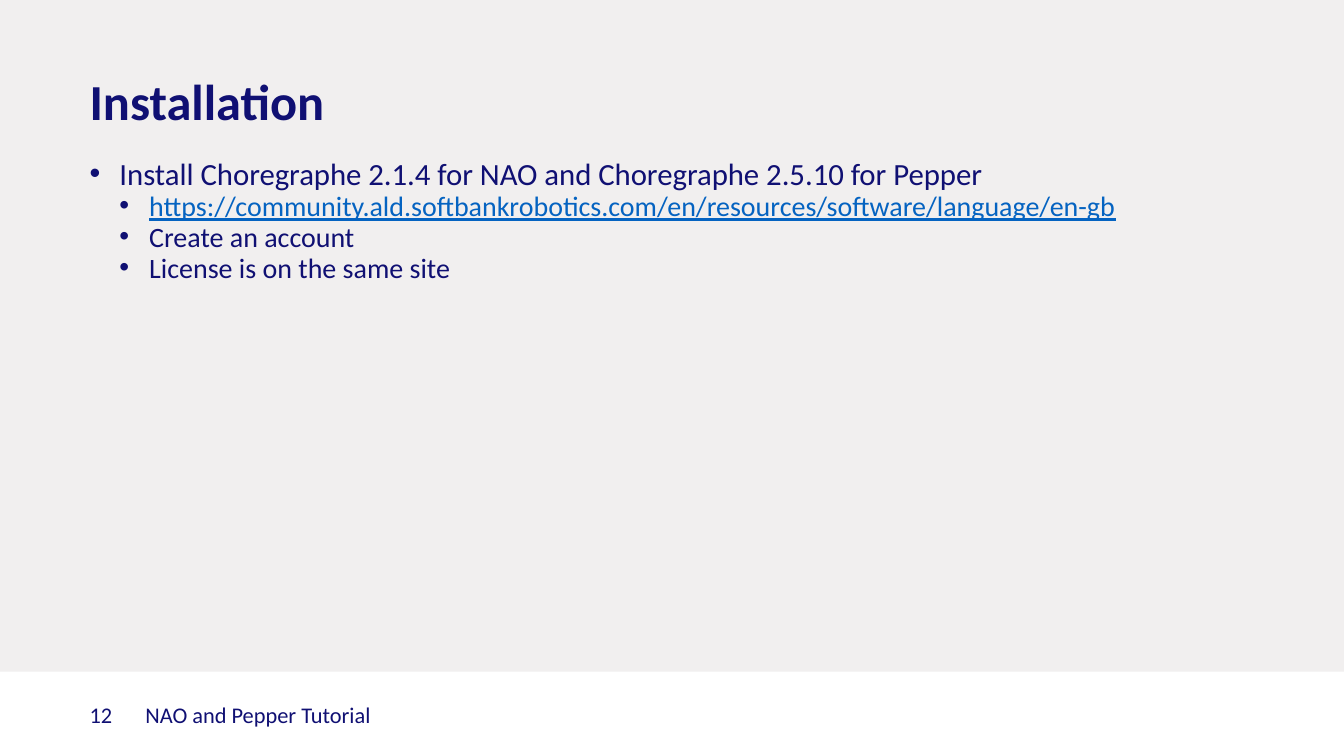
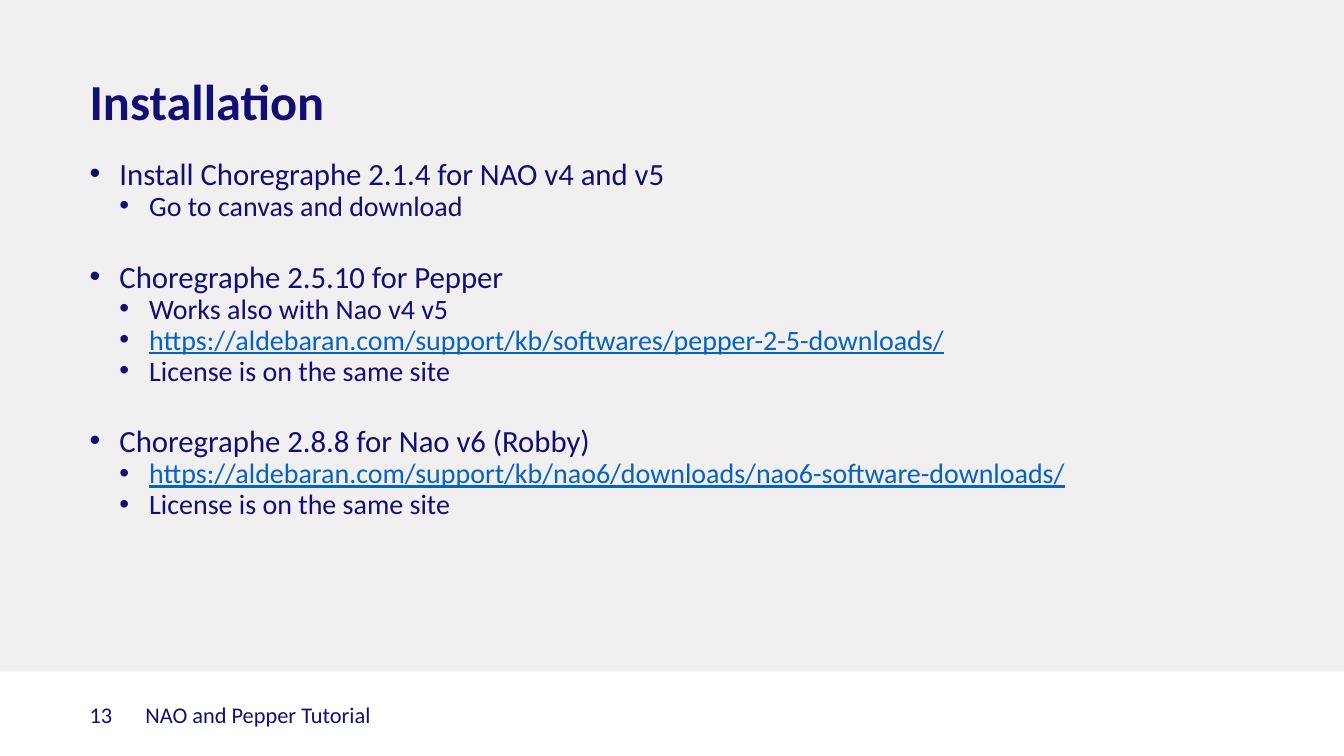
Before and after one commit to Rctue/nao-lib, a slide deck: slide 13 of Nao and Pepper.pptx (slide 12 before the commit). Drawn at 1344x756 pixels with LibreOffice and Linux fonts; fonts in the diff are those of the drawing; background and template pictures are left out. Boxes give left, top, right and bottom in pixels: in the first picture for what was removed or moved away, otherwise in the second. Text is boxed around its words. In the diff, an @@ line names an element or a change of style, - is before the commit and + after.

```diff
--- a/Nao and Pepper.pptx
+++ b/Nao and Pepper.pptx
@@ text at box(119, 163, 943, 355): text changed; text colour #0563C1 to #101073 @@
-    • Install Choregraphe 2.1.4 for NAO and Choregraphe 2.5.10 for Pepper
-      • https://community.ald.softbankrobotics.com/en/resources/software/language/en-gb
-      • Create an account
+    • Install Choregraphe 2.1.4 for NAO v4 and v5
+      • Go to canvas and download
+    • Choregraphe 2.5.10 for Pepper
+      • Works also with Nao v4 v5
+      • https://aldebaran.com/support/kb/softwares/pepper-2-5-downloads/
@@ text at box(119, 429, 1064, 515): paragraphs added @@
+    • Choregraphe 2.8.8 for Nao v6 (Robby)
+      • https://aldebaran.com/support/kb/nao6/downloads/nao6-software-downloads/
+      • License is on the same site
@@ page number at box(90, 708, 113, 723): text changed @@
-12
+13
```
Also in this commit, not shown: 3 other slides changed, 2 slides added, 1 other file.
